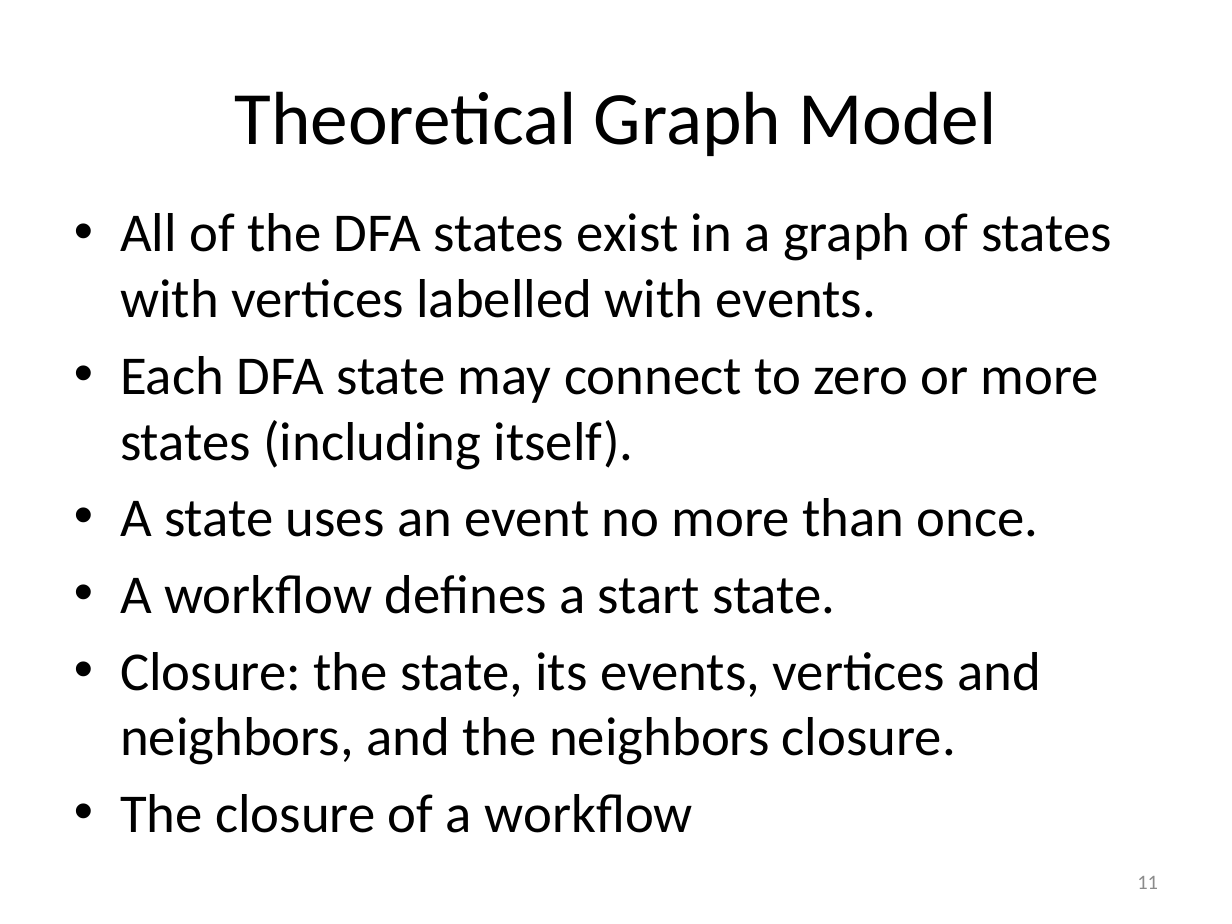
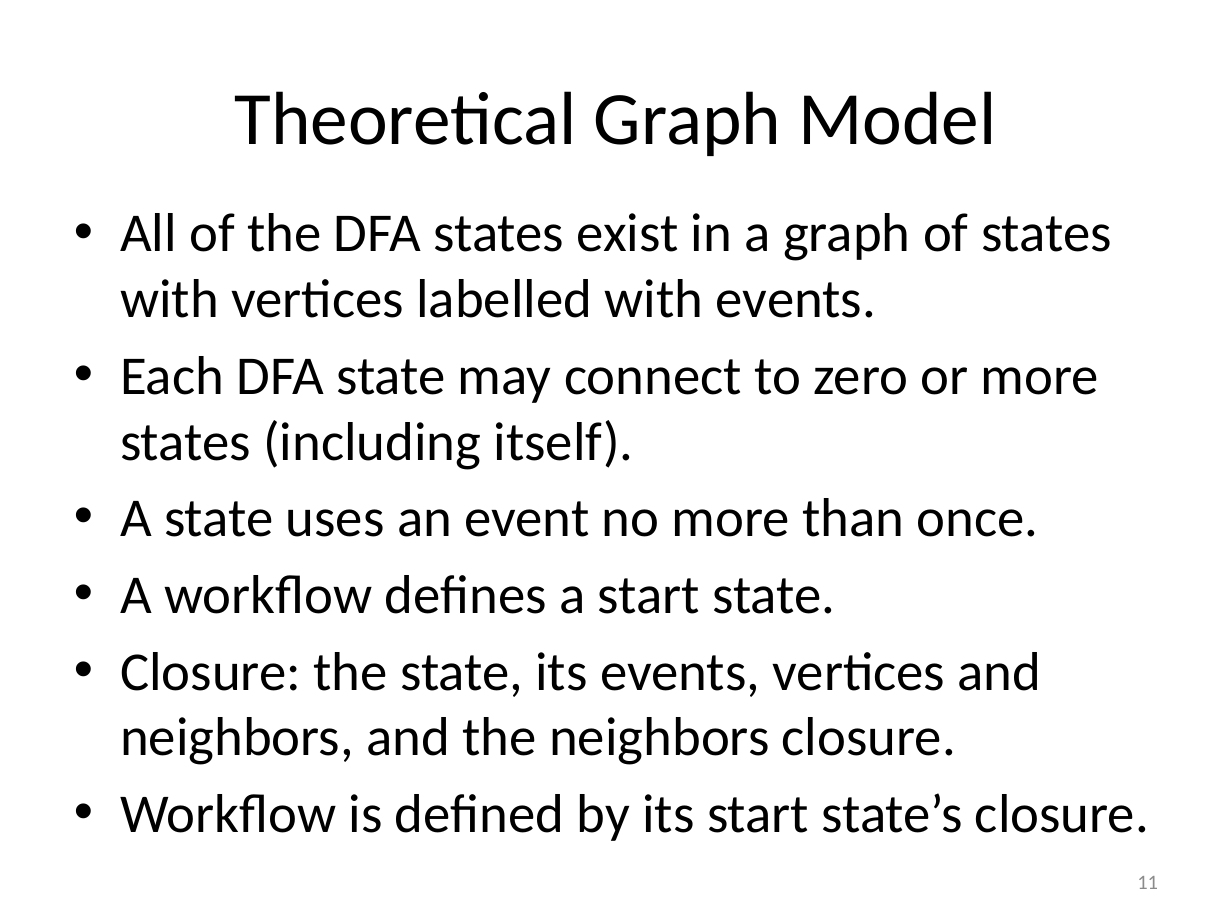
Before and after one commit to RichardRoda/DFA-Workflow-Model, a slide deck: slide 11 of Modeling Workflows with Event Driven DFA.pptx. Drawn at 1232x924 pixels with LibreOffice and Linux fonts; fonts in the diff are those of the drawing. Boxes give left, top, right and bottom in pixels: in the first picture for what was removed or moved away, otherwise in the second. Text is boxed around its words. In the diff, an @@ line names an element or a change of style, - is before the commit and + after.

```diff
--- a/Modeling Workflows with Event Driven DFA.pptx
+++ b/Modeling Workflows with Event Driven DFA.pptx
@@ text at bbox=[120, 793, 1149, 841]: text changed @@
-• The closure of a workflow
+• Workflow is defined by its start state’s closure.
```
Also in this commit, not shown: 3 other slides changed, 3 slides added, 1 other file.
